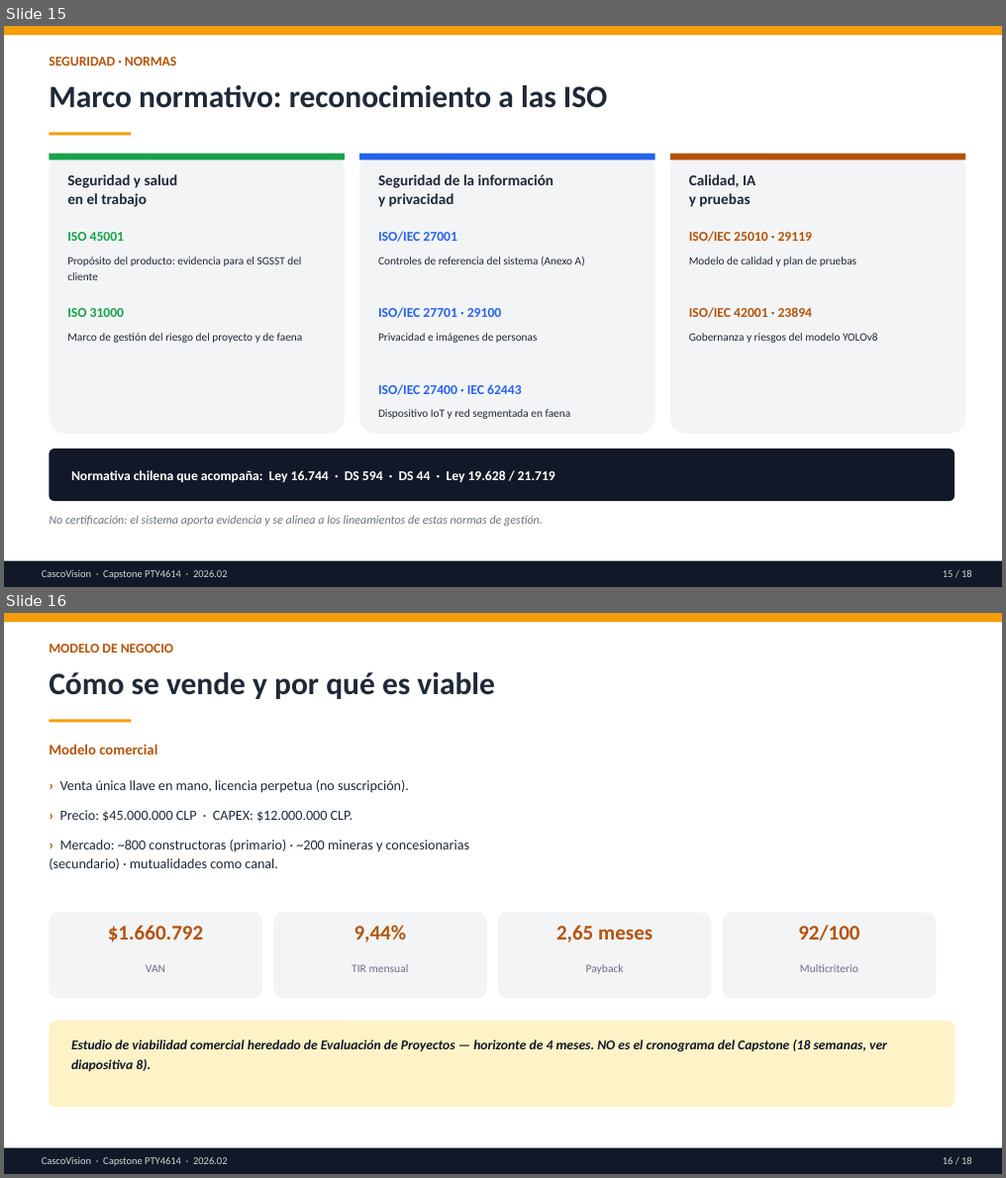
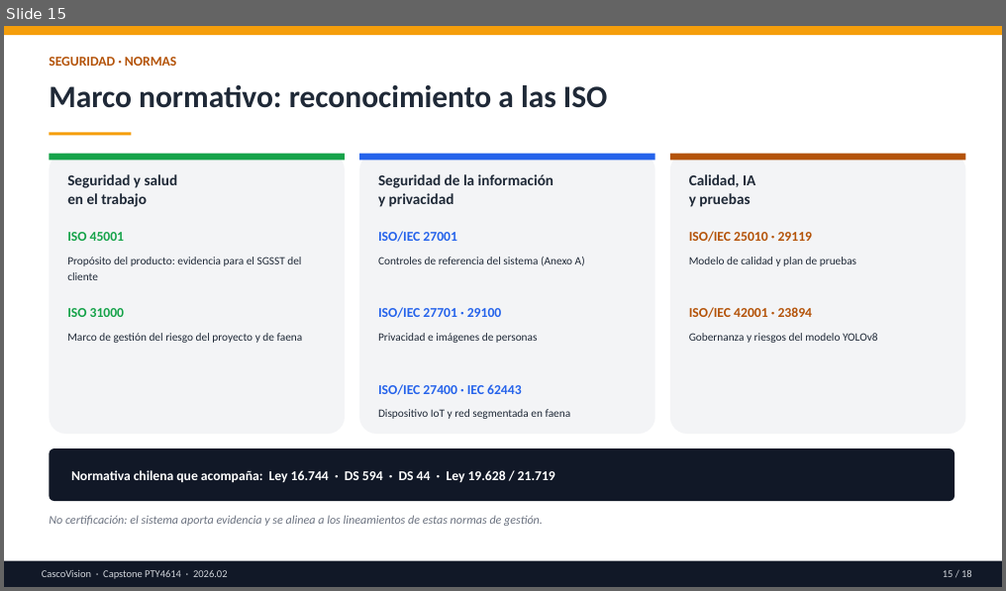
Before and after one commit to lonelystar16/AV_AldoMartinez802D_Equipo1, a slide deck: Fase 1/Evidencias Grupales/Presentación Proyecto.pptx. Shown one above the other, each under a label of ours: slides 15 and 16 before the commit, slide 15 after it. The pictures are 1006x1178 and 1006x591 pixels, drawn with LibreOffice and Linux fonts; fonts in the diff are those of the drawing. Boxes give left, top, right and bottom in pixels: in the first picture for what was removed or moved away, otherwise in the second. Text is boxed around its words. In the diff, an @@ line names an element or a change of style, - is before the commit and + after.

```diff
--- a/Fase 1/Evidencias Grupales/Presentación Proyecto.pptx
+++ b/Fase 1/Evidencias Grupales/Presentación Proyecto.pptx
@@ slide 16 removed at [4,613,1002,1174], background #FFFFFF @@
@@ rectangle removed at [4,613,1002,622] @@
@@ text removed at [49,644,173,653] @@
-MODELO DE NEGOCIO
@@ text removed at [49,672,495,699] @@
-Cómo se vende y por qué es viable
@@ rectangle removed at [49,719,132,722] @@
@@ text removed at [49,744,157,755] @@
-Modelo comercial
@@ text removed at [49,780,470,870] @@
-› Venta única llave en mano, licencia perpetua (no suscripción).
-› Precio: $45.000.000 CLP · CAPEX: $12.000.000 CLP.
-› Mercado: ~800 constructoras (primario) · ~200 mineras y concesionarias (secundario) · mutualidades como canal.
@@ rounded rectangle removed at [49,912,262,998] @@
@@ text removed at [108,925,203,943] @@
-$1.660.792
@@ rounded rectangle removed at [273,912,487,998] @@
@@ text removed at [354,925,407,943] @@
-9,44%
@@ rounded rectangle removed at [498,912,712,998] @@
@@ text removed at [556,925,652,943] @@
-2,65 meses
@@ rounded rectangle removed at [723,912,936,998] @@
@@ text removed at [798,925,859,941] @@
-92/100
@@ text removed at [146,964,165,972] @@
-VAN
@@ text removed at [351,964,409,972] @@
-TIR mensual
@@ text removed at [586,964,624,974] @@
-Payback
@@ text removed at [800,964,858,972] @@
-Multicriterio
@@ rounded rectangle removed at [49,1021,954,1107] @@
@@ text removed at [71,1040,887,1071] @@
-Estudio de viabilidad comercial heredado de Evaluación de Proyectos — horizonte de 4 meses. NO es el cronograma del Capstone (18 semanas, ver diapositiva 8).
@@ rectangle removed at [4,1149,1002,1174] @@
@@ text removed at [42,1157,227,1166] @@
-CascoVision · Capstone PTY4614 · 2026.02
@@ text removed at [943,1157,972,1164] @@
-16 / 18
```
Also in this commit, not shown: 1 slide added.
